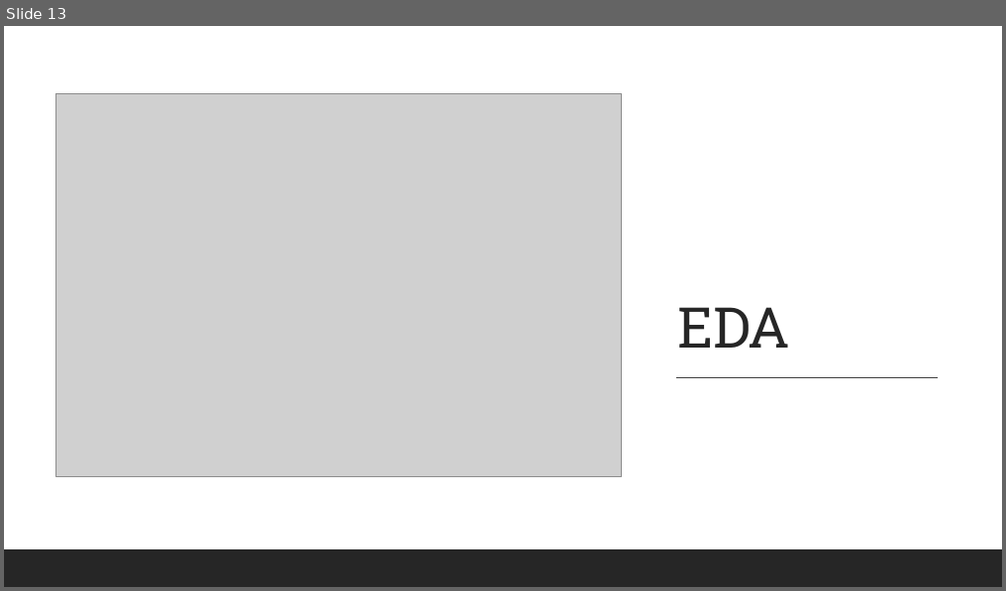
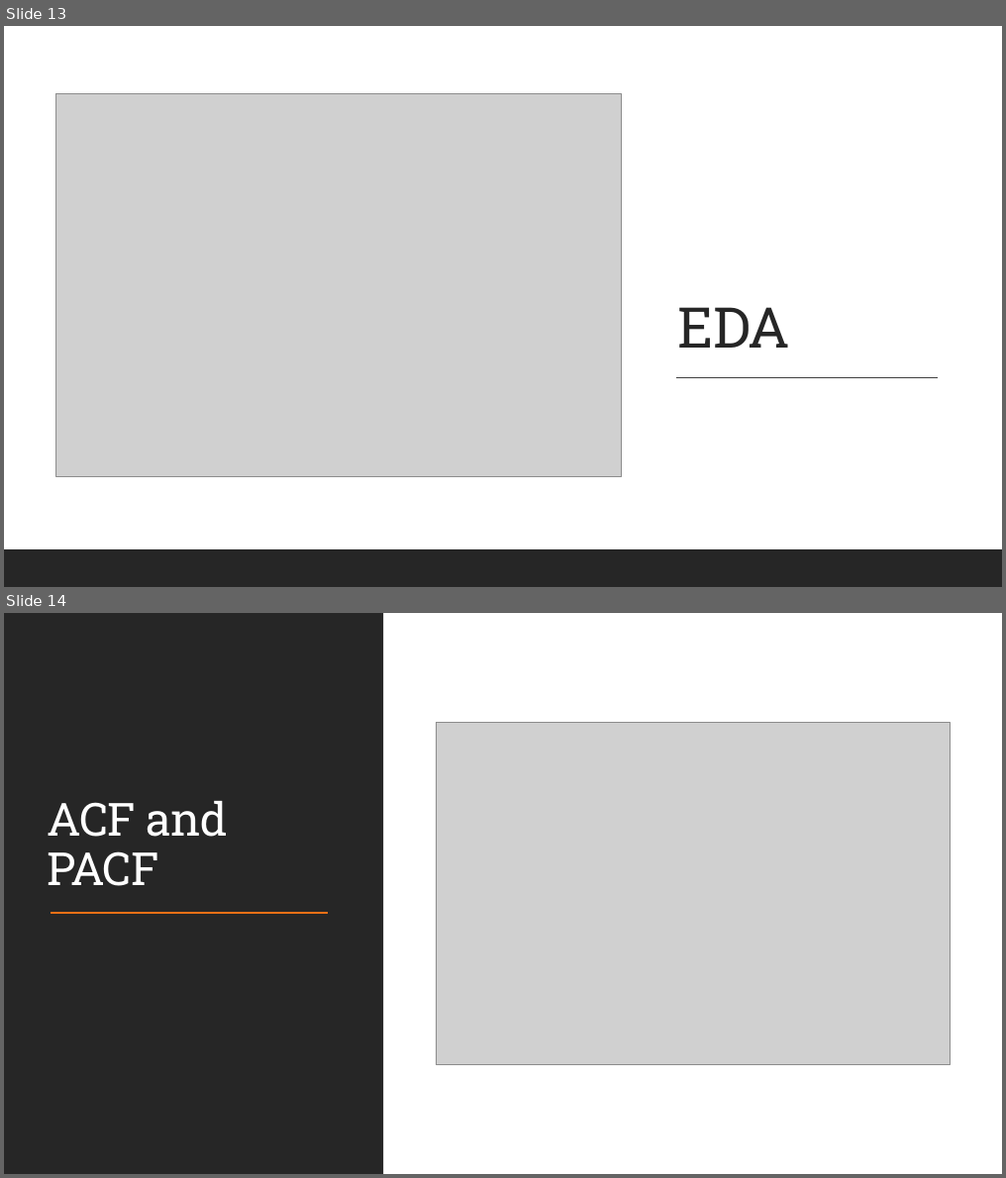
Before and after one commit to VargheseTresa/SpringBoard, a slide deck: cap3/Capstone_Final_Slides.pptx. Shown one above the other, each under a label of ours: slide 13 before the commit, slides 13 and 14 after it. The pictures are 1006x591 and 1006x1178 pixels, drawn with LibreOffice and Linux fonts; fonts in the diff are those of the drawing; grey boxes stand for pictures. Boxes give left, top, right and bottom in pixels: in the first picture for what was removed or moved away, otherwise in the second. Text is boxed around its words. In the diff, an @@ line names an element or a change of style, - is before the commit and + after.

```diff
--- a/cap3/Capstone_Final_Slides.pptx
+++ b/cap3/Capstone_Final_Slides.pptx
@@ slide 14 added at (4,613,1002,1174), background #FFFFFF @@
@@ rectangle added at (4,613,1002,1174), fill #FFFFFF @@
@@ rectangle added at (4,613,383,1174), fill #262626 @@
@@ picture added at (437,722,950,1065) @@
@@ title added at (48,801,227,886), 44 pt, text #FFFFFF @@
+ACF and PACF
@@ line added from (52, 913) to (328, 913), #EC7016 1.5 pt @@
@@ rectangle added at (4,1137,1002,1174), fill #262626 @@
```
Also in this commit, not shown: 1 slide changed, 4 other slides added, 1 slide removed, 2 other files.
